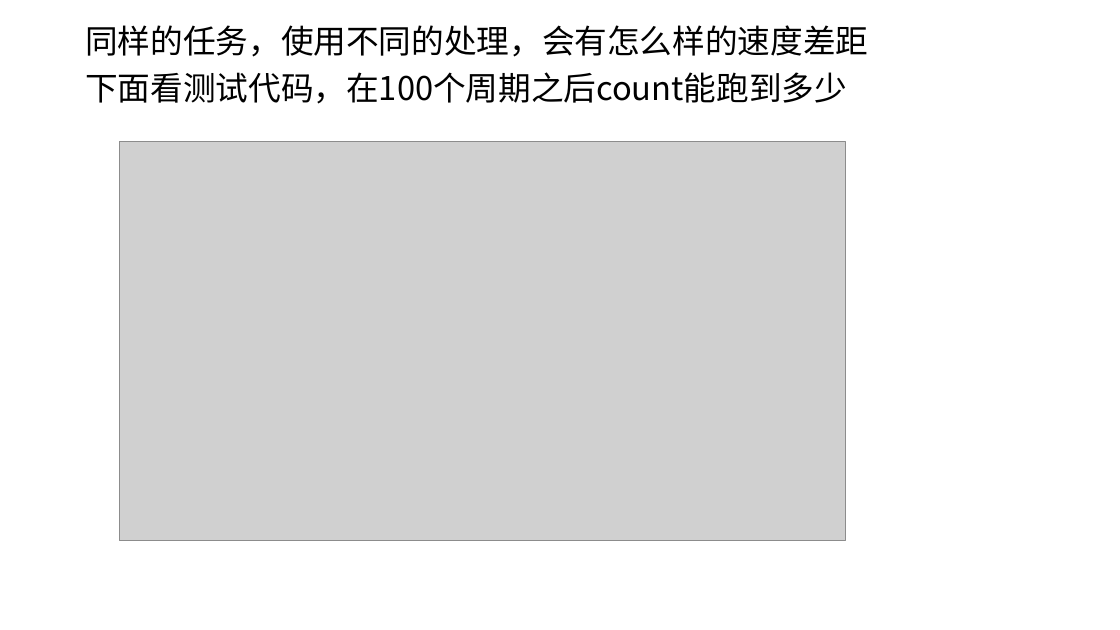
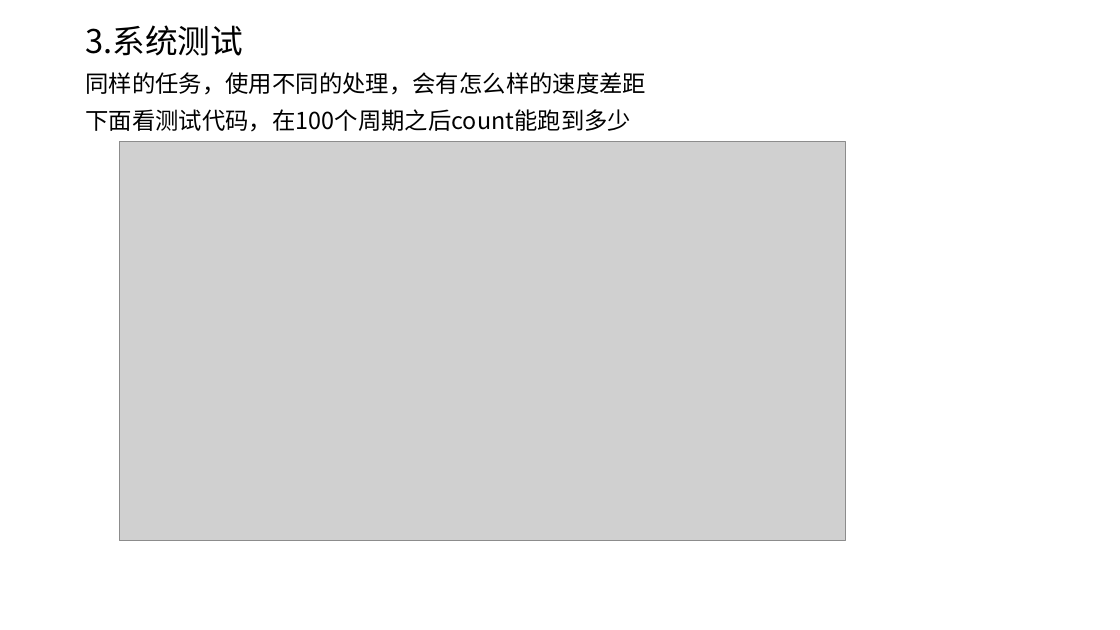
Before and after one commit to lvhengxi/gugu_os, a slide deck: slide 12 of paper/基于X86的小型人机交互操作系统.pptm. Drawn at 1120x630 pixels with LibreOffice and Linux fonts; fonts in the diff are those of the drawing; grey boxes stand for pictures. Boxes give left, top, right and bottom in pixels: in the first picture for what was removed or moved away, otherwise in the second. Text is boxed around its words. In the diff, an @@ line names an element or a change of style, - is before the commit and + after.

```diff
--- a/paper/基于X86的小型人机交互操作系统.pptm
+++ b/paper/基于X86的小型人机交互操作系统.pptm
@@ text at [85, 25, 243, 56]: paragraph added @@
+3.系统测试
@@ text at [85, 72, 646, 132]: size 28 to 20 pt in "同样的任务，使用不同的处理，会有怎么样的速度差距", "下面看测试代码，在100个周期之后count能跑到多少" @@
```
Also in this commit, not shown: 1 other slide changed, 1 slide added, 4 other files.
